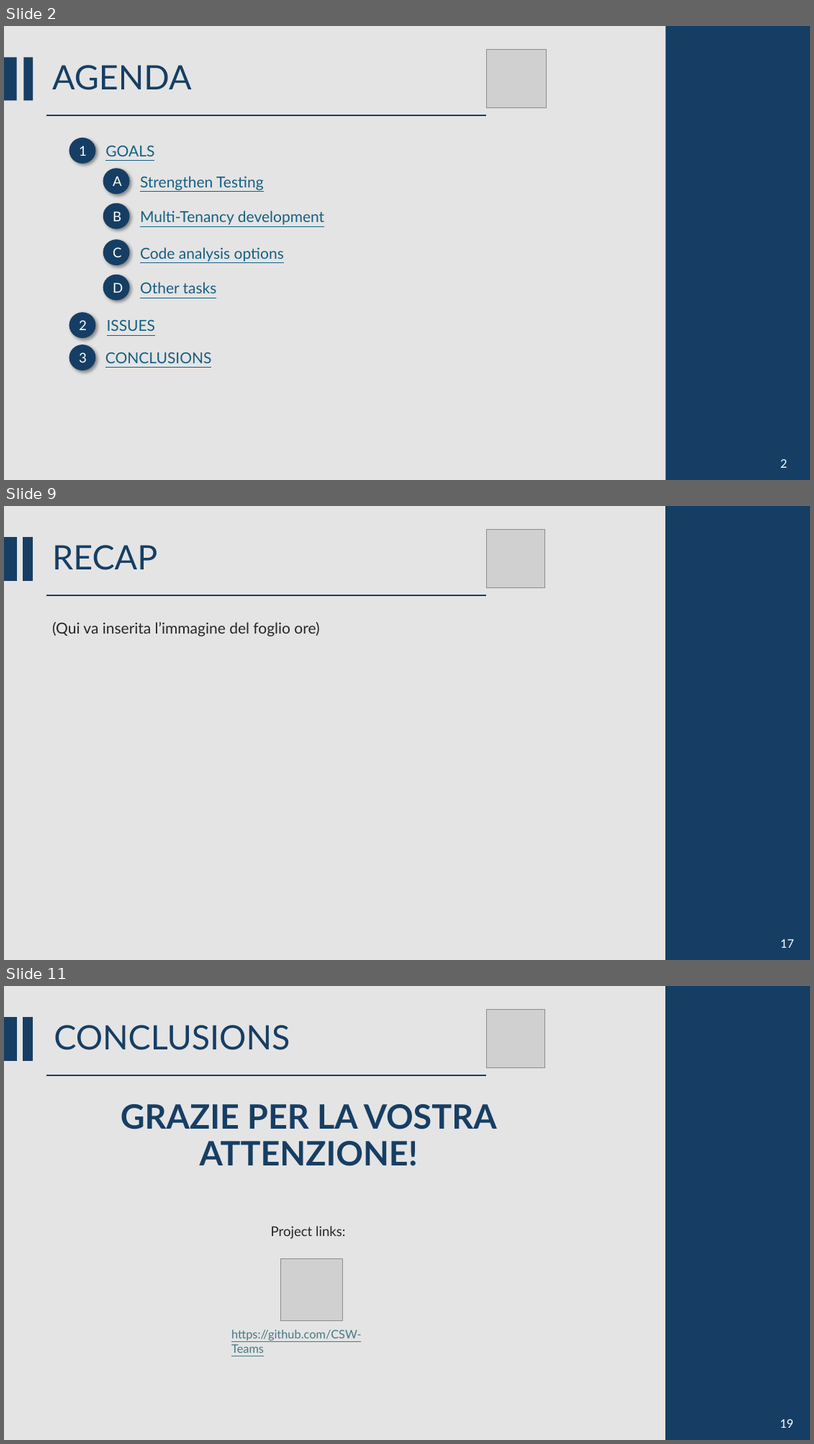
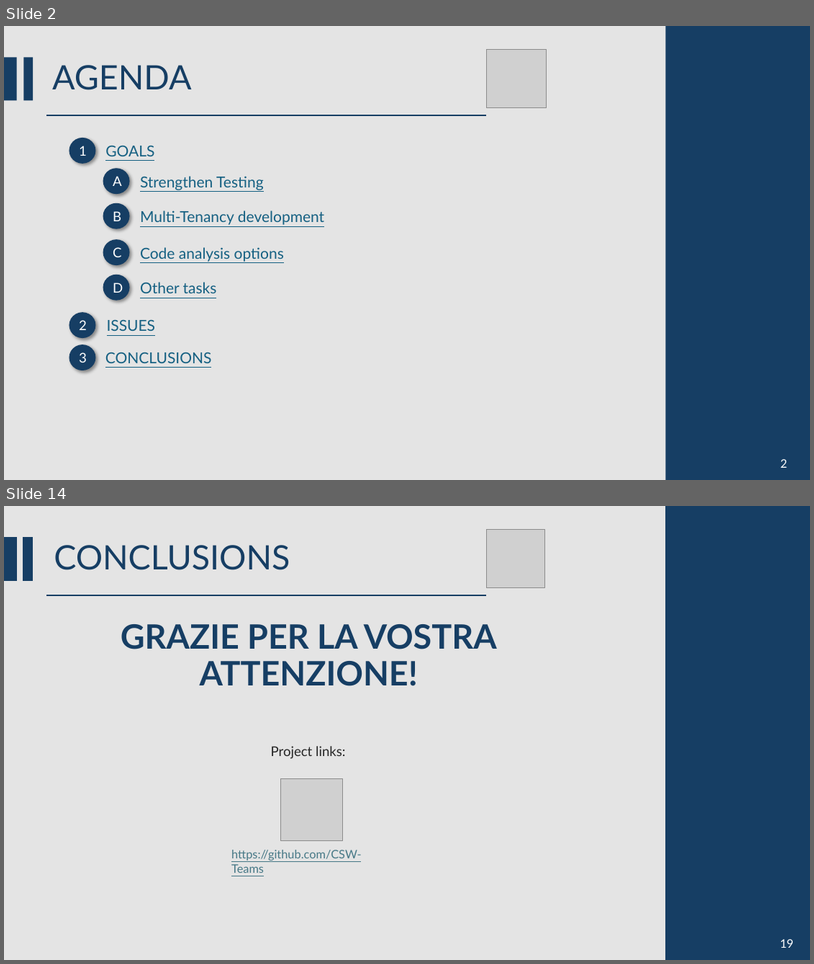
Before and after one commit to CSW-Teams/MS3-docs, a slide deck: ShiftsHappen/Sprint 2/CSW Sprint 2.pptm. Shown one above the other, each under a label of ours: slides 2, 9 and 11 before the commit, slides 2 and 14 after it; the slides between them are not shown. The pictures are 814x1444 and 814x964 pixels, drawn with LibreOffice and Linux fonts; fonts in the diff are those of the drawing; grey boxes stand for pictures. Boxes give left, top, right and bottom in pixels: in the first picture for what was removed or moved away, otherwise in the second. Text is boxed around its words. In the diff, an @@ line names an element or a change of style, - is before the commit and + after.

```diff
--- a/ShiftsHappen/Sprint 2/CSW Sprint 2.pptm
+++ b/ShiftsHappen/Sprint 2/CSW Sprint 2.pptm
@@ slide 9 removed at (4,506,810,960), background #D9D9D9 at 70% opacity @@
@@ rectangle removed at (666,506,810,960) @@
@@ rectangle removed at (4,538,17,580) @@
@@ rectangle removed at (23,538,32,580) @@
@@ title removed at (52,545,157,570) @@
-RECAP
@@ picture removed at (486,530,545,588) @@
@@ line removed from (46, 595) to (486, 595) @@
@@ text removed at (52,622,319,636) @@
-(Qui va inserita l’immagine del foglio ore)
@@ text removed at (781,939,795,947) @@
-17
@@ what was slide 11 is now slide 14 @@
```
Also in this commit, not shown: 7 slides changed, 4 slides added.
